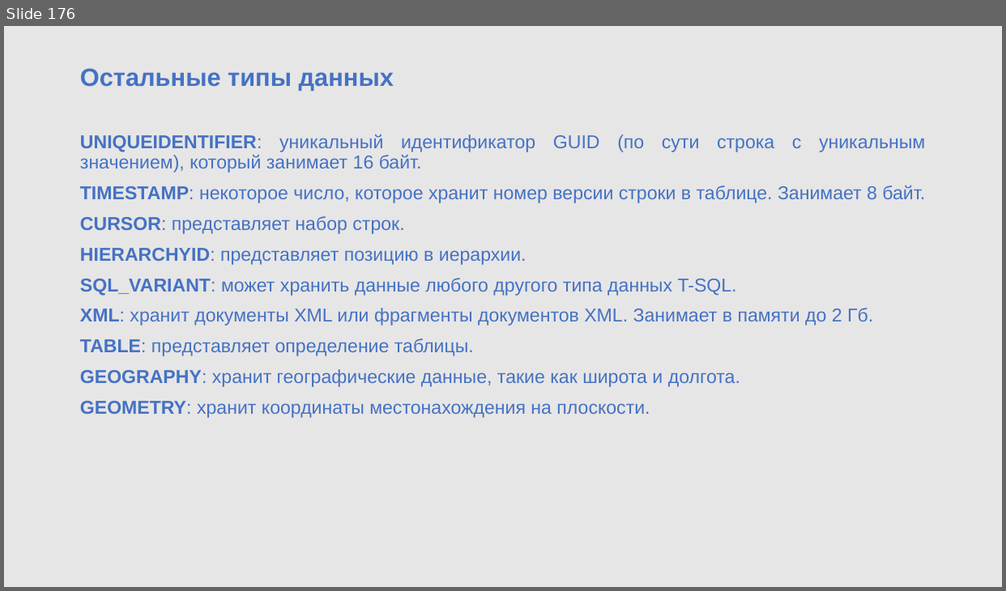
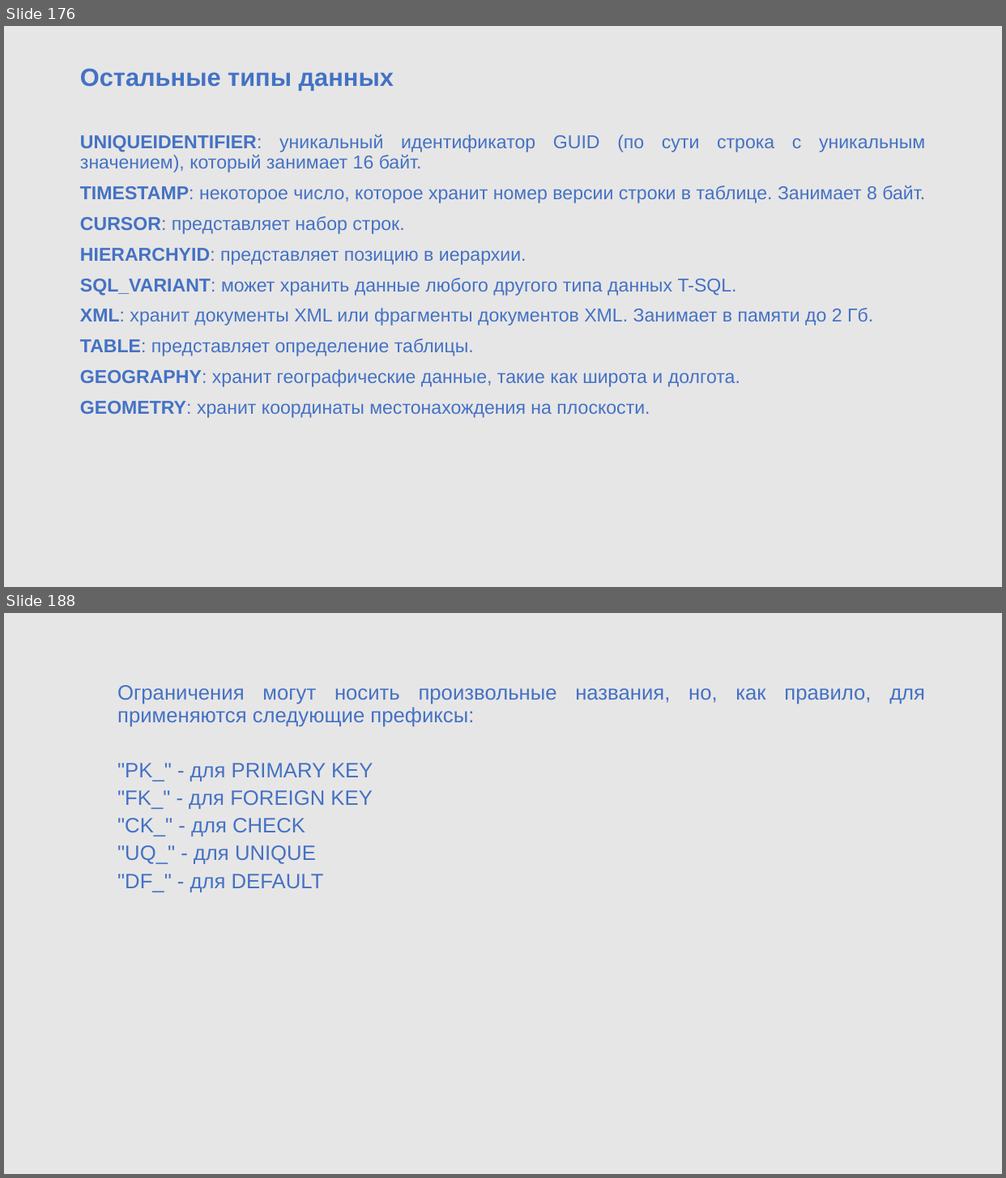
Before and after one commit to sigaleugene/TOP_OPEN, a slide deck: DB1.pptx. Shown one above the other, each under a label of ours: slide 176 before the commit, slides 176 and 188 after it; the slides between them are not shown. The pictures are 1006x591 and 1006x1178 pixels, drawn with LibreOffice and Linux fonts; fonts in the diff are those of the drawing; background and template pictures are left out. Boxes give left, top, right and bottom in pixels: in the first picture for what was removed or moved away, otherwise in the second. Text is boxed around its words. In the diff, an @@ line names an element or a change of style, - is before the commit and + after.

```diff
--- a/DB1.pptx
+++ b/DB1.pptx
@@ slide 188 added at [4,613,1002,1174], background #E7E6E6 @@
@@ text added at [117,685,925,892], 20 pt, text #4472C4 @@
+  Ограничения могут носить произвольные названия, но, как правило, для применяются следующие префиксы:
+  "PK_" - для PRIMARY KEY
+  "FK_" - для FOREIGN KEY
+  "CK_" - для CHECK
+  "UQ_" - для UNIQUE
+  "DF_" - для DEFAULT
```
Also in this commit, not shown: 120 other slides added, 3 other files.
